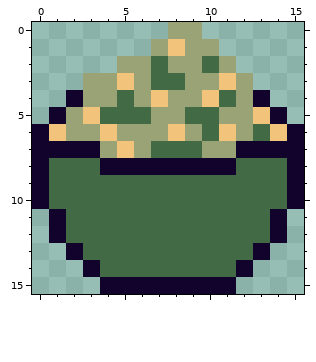
Two states of a pixel-art sprite, godot/art/cooking/zombie-stew.png. Above: the version before the commit.
The file is 16x16 pixels.
And afterwards:
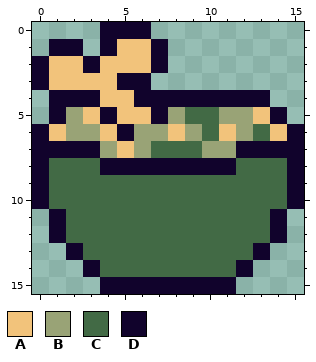
Palette (. is transparent): A #f2c37b  B #99a376  C #426a45  D #11032c
The exact change:
There is now colour A in row 1 at x 5 to 6; in row 2 at x 1 to 2 and 4; in row 3 at x 1 to 2.
The edit turns colour B into colour A in row 2 at x 5 to 6; in row 3 at x 3 to 4; in row 4 at x 4.
The edit turns colour C into colour A in row 4 at x 5; in row 5 at x 5 to 6.
There is now colour D in row 0 at x 4 to 6; in row 1 at x 1 to 2 and 4; in row 2 at x 0 and 3; in row 3 at x 0; in row 4 at x 1.
The edit turns colour A into colour D in row 3 at x 5; in row 4 at x 7 and 10.
The edit turns colour B into colour D in row 1 at x 7; in row 3 at x 6; in row 4 at x 3, 6, 8 to 9 and 12; in row 5 at x 7; in row 6 at x 5.
The edit turns colour C into colour D in row 2 at x 7; in row 4 at x 11; in row 5 at x 4.
Colour A is gone in row 1 at x 8; in row 3 at x 11.
Colour B is gone in row 0 at x 8 to 9; in row 1 at x 9 to 10; in row 2 at x 8 to 9 and 11; in row 3 at x 9 to 10 and 12.
Colour C is gone in row 2 at x 10; in row 3 at x 7 to 8.
